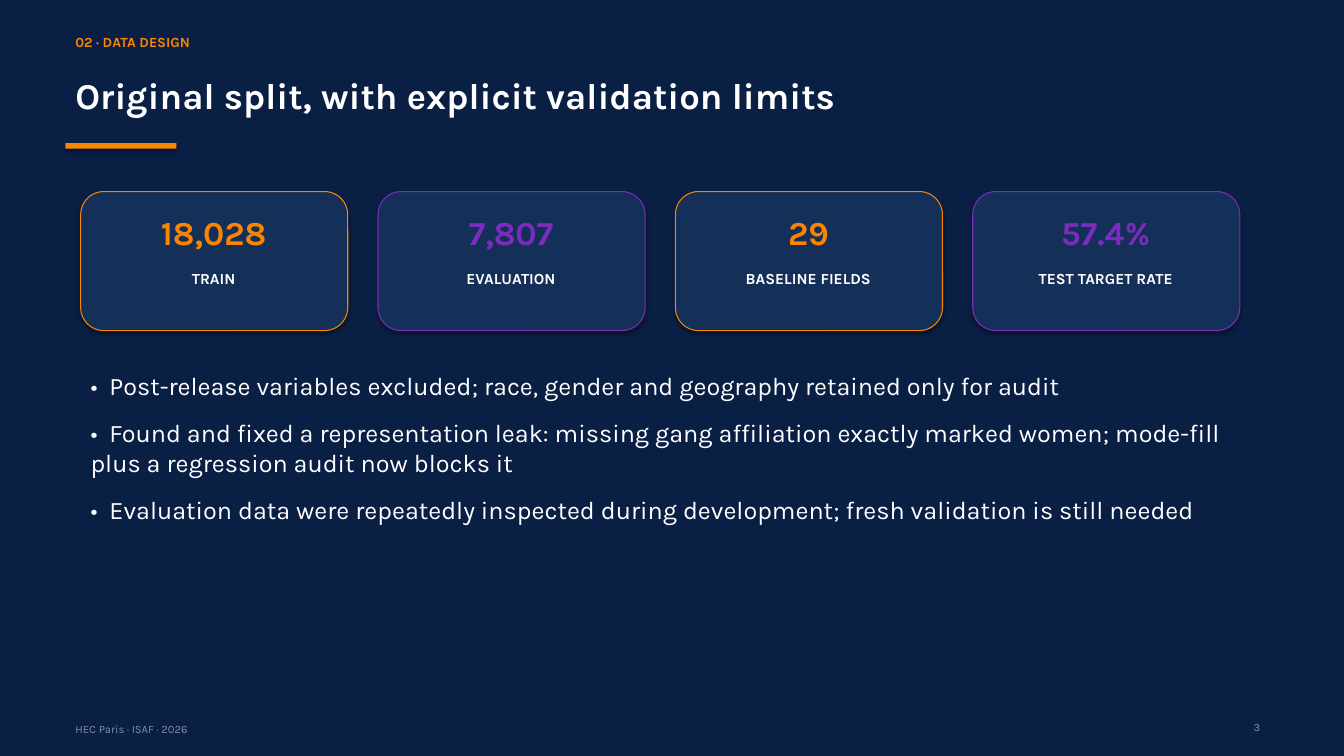
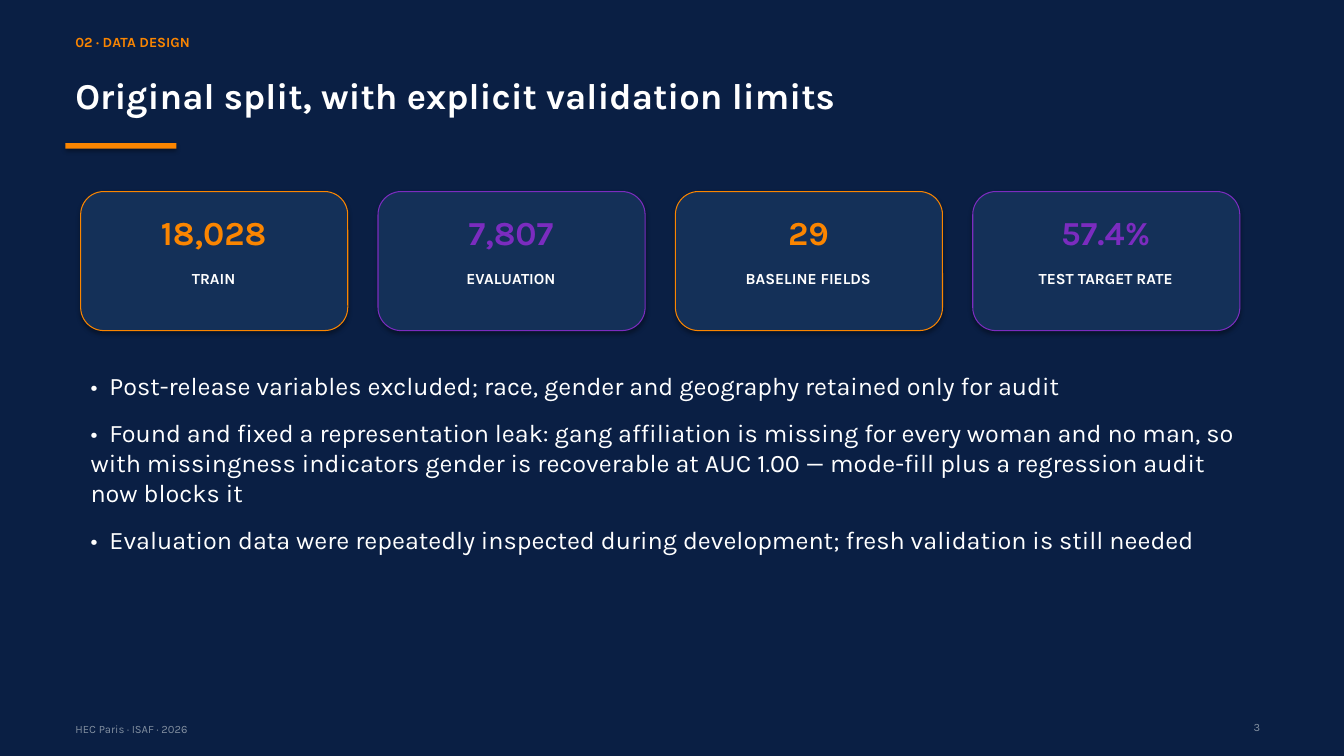
Before and after one commit to RyanBalech/recidivism-forecasting-analysis, a slide deck: slide 3 of reports/ISAF_Recidivism_Presentation.pptx. Drawn at 1344x756 pixels with LibreOffice and Linux fonts; fonts in the diff are those of the drawing. Boxes give left, top, right and bottom in pixels: in the first picture for what was removed or moved away, otherwise in the second. Text is boxed around its words. In the diff, an @@ line names an element or a change of style, - is before the commit and + after.

```diff
--- a/reports/ISAF_Recidivism_Presentation.pptx
+++ b/reports/ISAF_Recidivism_Presentation.pptx
@@ text at [91,424,1233,503]: text changed @@
-• Found and fixed a representation leak: missing gang affiliation exactly marked women; mode-fill plus a regression audit now blocks it
+• Found and fixed a representation leak: gang affiliation is missing for every woman and no man, so with missingness indicators gender is recoverable at AUC 1.00 — mode-fill plus a regression audit now blocks it
```
Also in this commit, not shown: 2 slides added, 20 other files.
